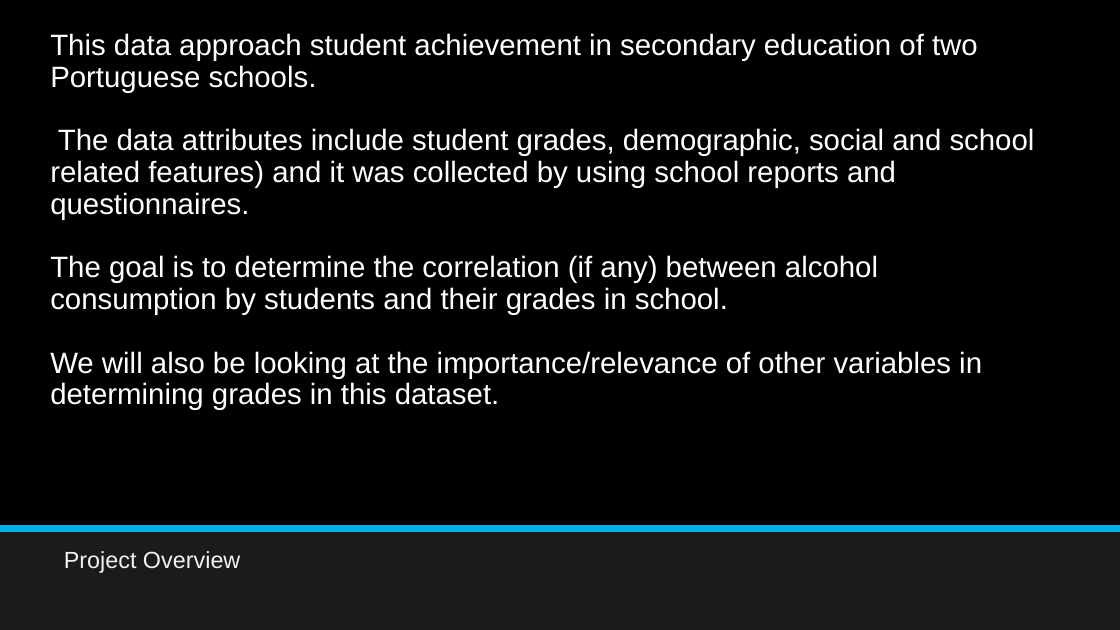
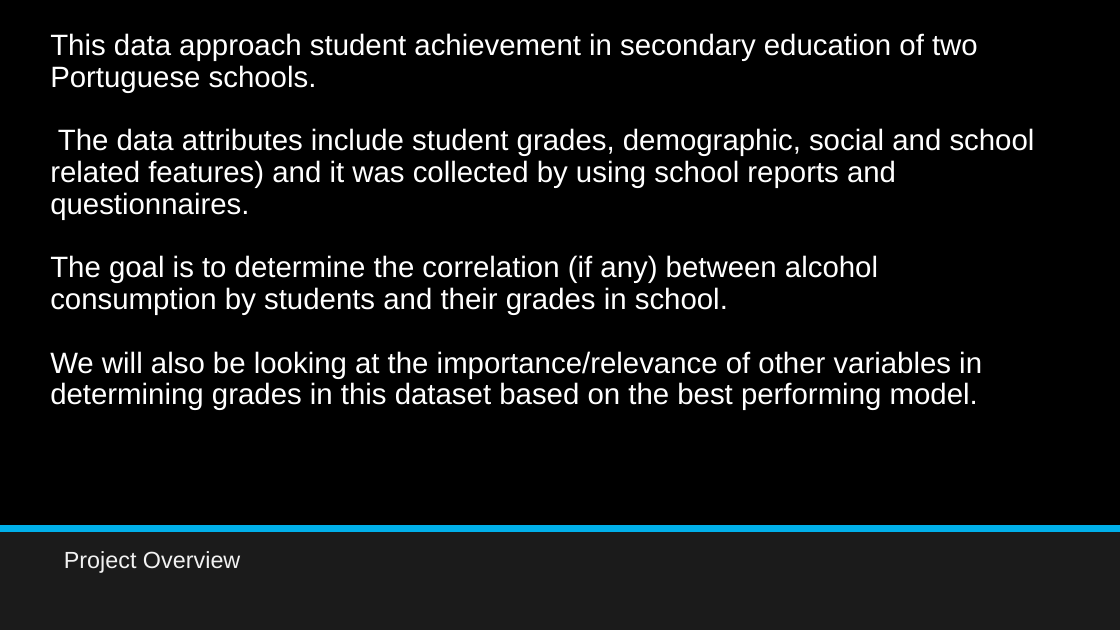
Before and after one commit to aajunwa/capstone, a slide deck: slide 2 of Student Alcohol Consumption Data Science Project.pptx. Drawn at 1120x630 pixels with LibreOffice and Linux fonts; fonts in the diff are those of the drawing. Boxes give left, top, right and bottom in pixels: in the first picture for what was removed or moved away, otherwise in the second. Text is boxed around its words. In the diff, an @@ line names an element or a change of style, - is before the commit and + after.

```diff
--- a/Student Alcohol Consumption Data Science Project.pptx
+++ b/Student Alcohol Consumption Data Science Project.pptx
@@ title at [50, 65, 1035, 410]: text changed @@
-This data approach student achievement in secondary education of two Portuguese schools.
-The data attributes include student grades, demographic, social and school related features) and it was collected by using school reports and questionnaires.
-The goal is to determine the correlation (if any) between alcohol consumption by students and their grades in school.
-We will also be looking at the importance/relevance of other variables in determining grades in this dataset.
+This data approach student achievement in secondary education of two Portuguese schools.
+The data attributes include student grades, demographic, social and school related features) and it was collected by using school reports and questionnaires.
+The goal is to determine the correlation (if any) between alcohol consumption by students and their grades in school.
+We will also be looking at the importance/relevance of other variables in determining grades in this dataset based on the best performing model.
```
Also in this commit, not shown: 3 other slides changed, 6 slides added, 3 slides removed, 7 other files.
